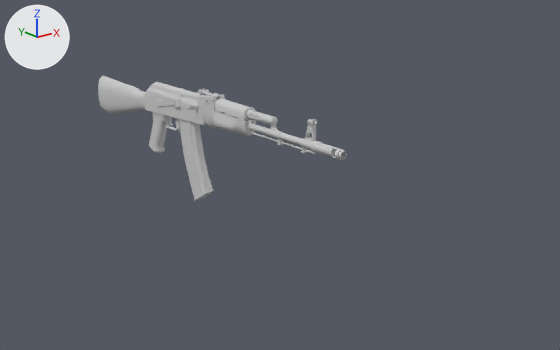
The FBX model Assets/AK.FBX: old version first, new version second.
One viewpoint serves both versions: a 50 mm camera at (-8.81, -13.8, 4.29) aimed at (0.39, -2.3, -0.31). Lighting does not change. The marker at upper left points along +X, +Y and +Z. Where no turn or scale is listed for an object, it has been applied to the vertices.

The first picture shows 'AK'.
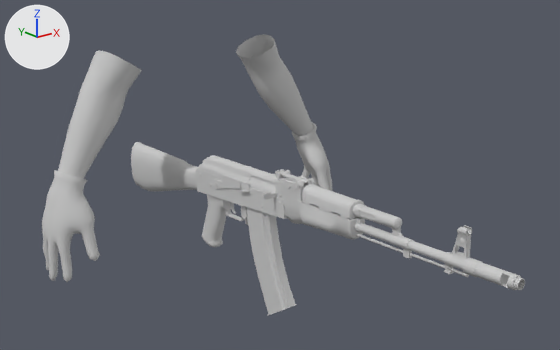
What changed in the scene script:
```text
Add me_mesh_1:
    me_mesh_1.from_pydata(...)  # 1354 vertices, 2648 faces; spans x -3.64..3.64, y -0.92..0.82, z -2.23..2.08
    me_mesh_1.materials.append(mat_default)  # light grey #cacaca
Change ob_ak:
    ob_ak.location: (0.0, 0.0, 0.0) -> (-0.44, -3.22, -1.12)
    ob_ak.rotation_euler: (0.0, 0.0, 0.0) -> (-0.0349, 0.0, 0.0)  # degrees (0, 0, 0) -> degrees (-2, 0, 0)
    ob_ak.scale: (0.0254, 0.0254, 0.0254) -> (0.0296, 0.0296, 0.0296)
Add ob_arms:
    ob_arms = bpy.data.objects.new('Arms', me_mesh_1)
    ob_arms.location = (0.0, 0.0, 0.0)
```

What differs and where, as boxes (x1, y1, x2, y2) in the pictures (560 x 350 px):
'AK', moved, turned, rescaled
    before: (98, 75, 347, 200)
    after: (131, 142, 525, 315)
'Arms', added
    after: (42, 34, 332, 282)
